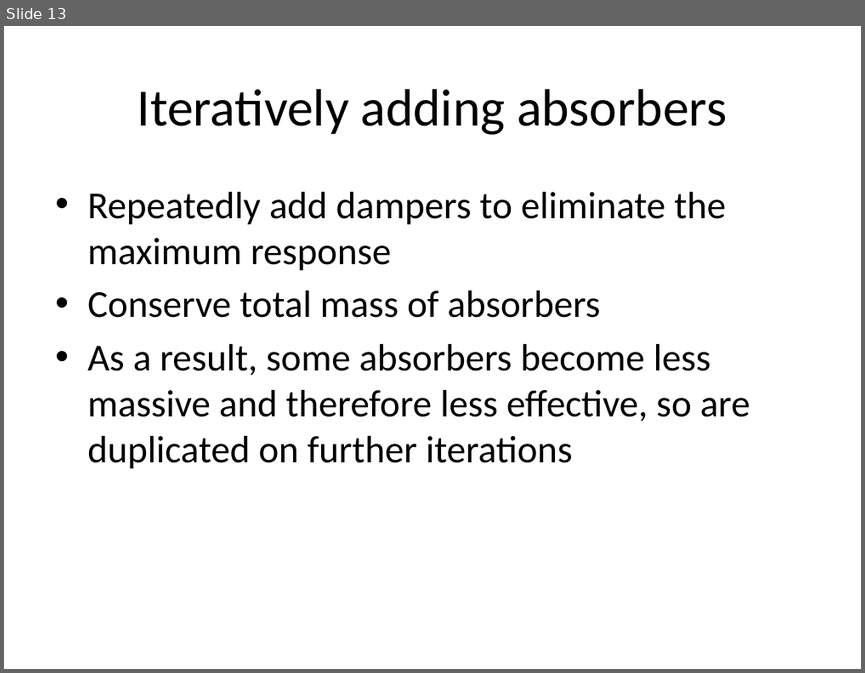
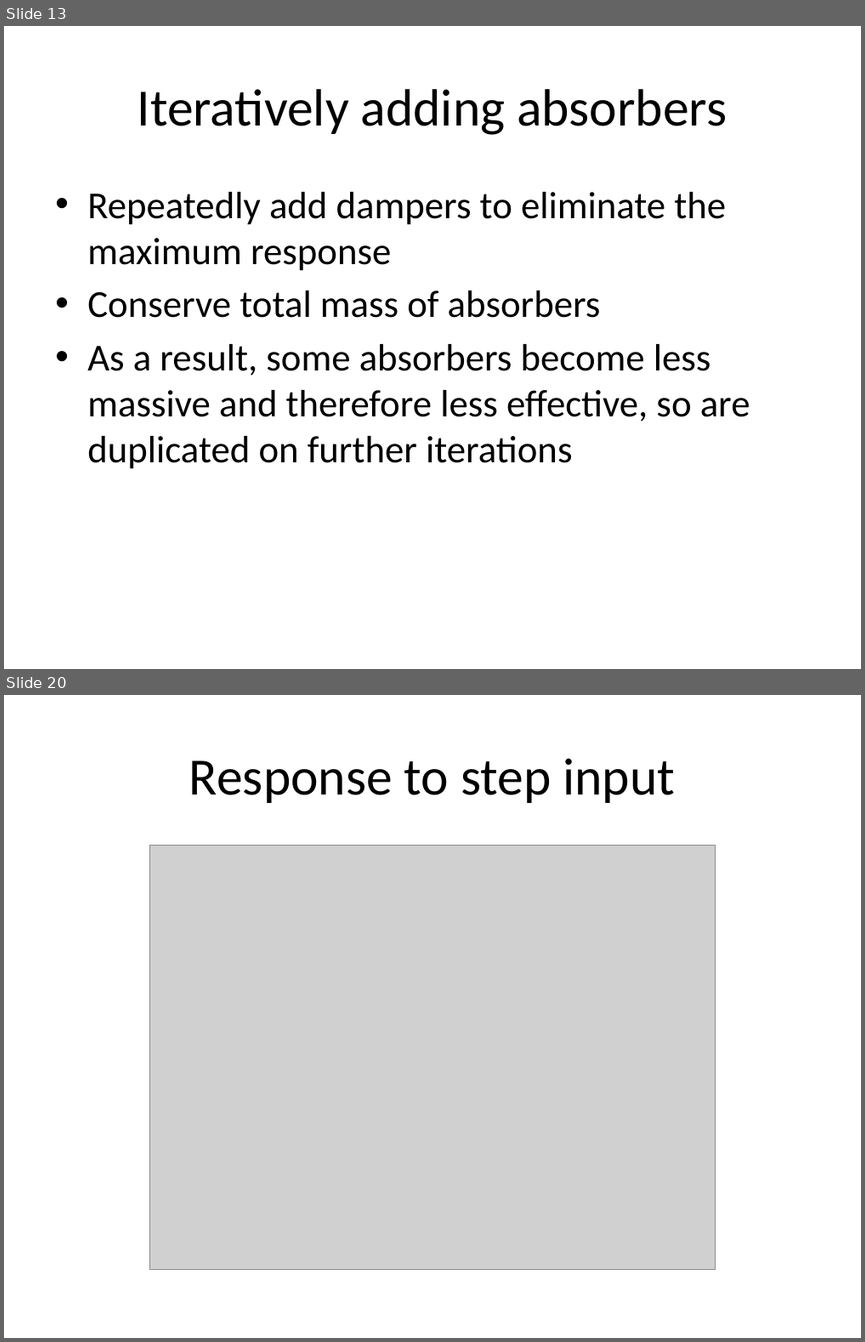
Before and after one commit to eric-wieser/cued-icw, a slide deck: powerpoint.pptx. Shown one above the other, each under a label of ours: slide 13 before the commit, slides 13 and 20 after it; the slides between them are not shown. The pictures are 865x673 and 865x1342 pixels, drawn with LibreOffice and Linux fonts; fonts in the diff are those of the drawing; grey boxes stand for pictures. Boxes give left, top, right and bottom in pixels: in the first picture for what was removed or moved away, otherwise in the second. Text is boxed around its words. In the diff, an @@ line names an element or a change of style, - is before the commit and + after.

```diff
--- a/powerpoint.pptx
+++ b/powerpoint.pptx
@@ slide 20 added at bbox=[4, 695, 861, 1338], background #FFFFFF @@
@@ title added at bbox=[189, 758, 675, 803], 44 pt, text #000000 @@
+Response to step input
@@ picture added at bbox=[149, 845, 715, 1269] @@
```
Also in this commit, not shown: 6 slides changed, 7 other slides added, 2 slides removed.
